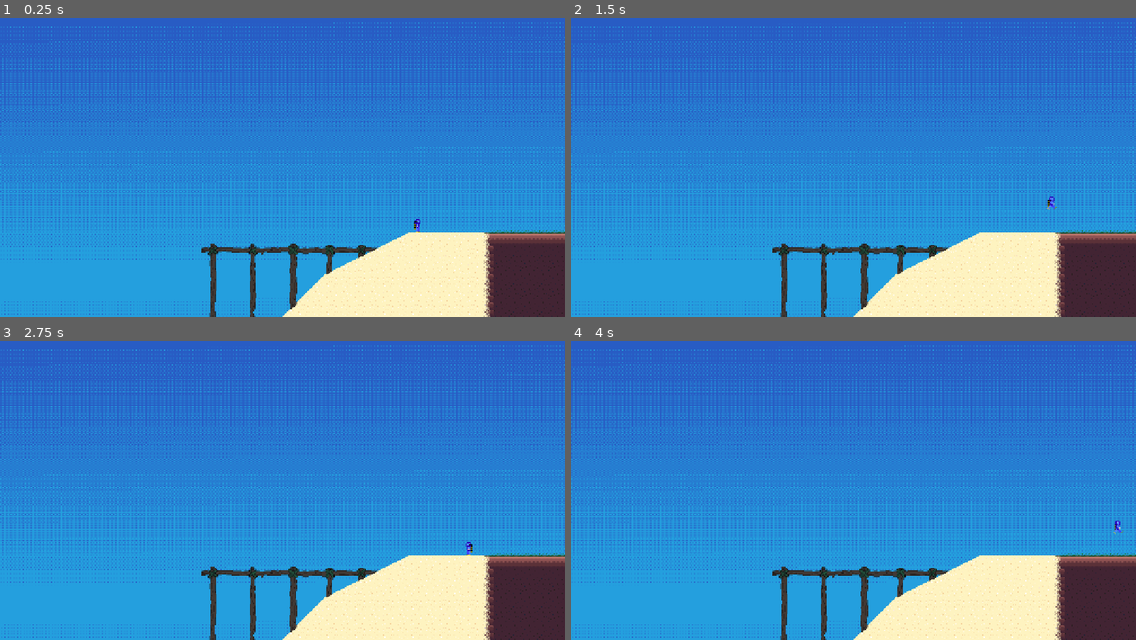
Above: before the commit, frames 1-4 (two rows, left to right).
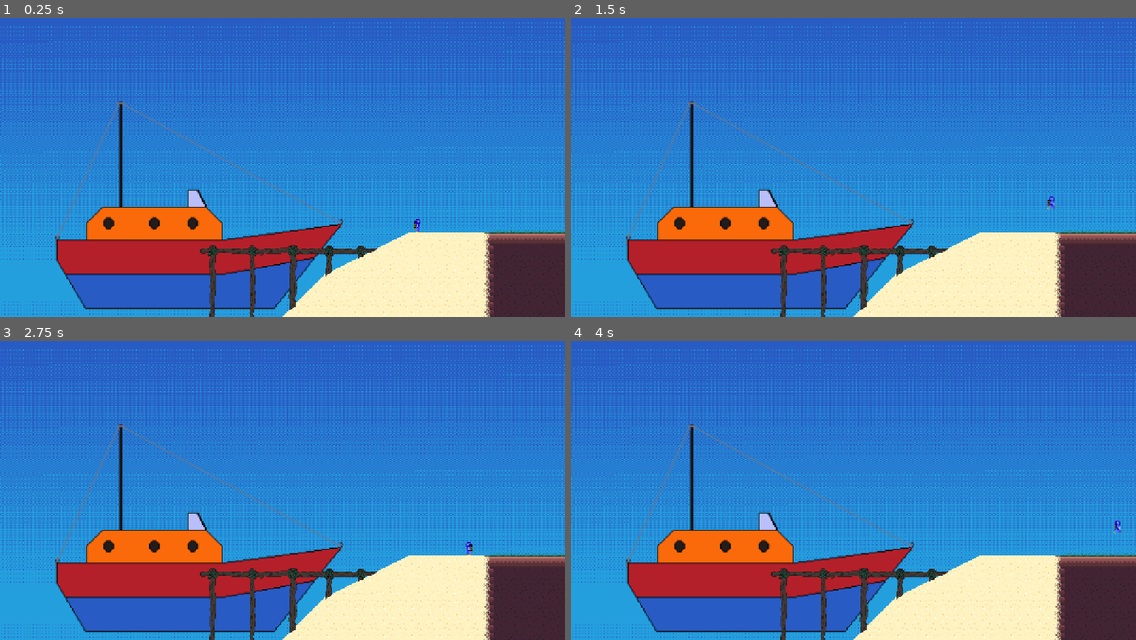
Above: after the commit, the same moments.

Repository: raysilent7/coral-quest
Game: Godot game, scene res://fase 1.tscn
The game is run twice, just before and just after one commit, with the same random seed, the same clock (stepped at 60 frames per second) and the same inputs. This scene is started directly instead of the project's main scene.
Inputs:
- Up to frame 1 (0.25 s): no input
- Up to frame 2 (1.5 s): tap Enter at 0.5 s; hold D (moveRight) from 0.53 s (still down); tap Space (jump) at 0.77, 1.25 s
- Up to frame 3 (2.75 s): tap Space (jump) at 1.52 s; tap Enter at 2 s; release D (moveRight) at 2.03 s; hold A (moveLeft) from 2.03 s (still down)
- Up to frame 4 (4 s): tap Space (jump) at 2.75, 3.02, 3.77 s; release A (moveLeft) at 2.78 s; hold D (moveRight) from 2.78 s (still down)

The runs differ from the first frame. In frame 1, 13% of the frame differs, in the area x 9-67%, y 27-100%; in frame 2, 13%; in frame 3, 13%; in frame 4, 13%.

Commit message:
criaçao do primeiro minigame: jogo da memoria

Diff:
--- a/cave generica.tscn
+++ b/cave generica.tscn
@@ -1,8 +1,8 @@
 [gd_scene load_steps=4 format=4 uid="uid://cm1aw3jikcdi"]
 
 [ext_resource type="PackedScene" uid="uid://cgskhua4x4gwv" path="res://diver/diver.tscn" id="1_tapbb"]
-[ext_resource type="Texture2D" uid="uid://ddlbvnh72bytc" path="res://objects/sea cave bg.png" id="2_pr44g"]
-[ext_resource type="TileSet" uid="uid://b3a180v8l8v85" path="res://objects/caveBG.tres" id="3_pr44g"]
+[ext_resource type="Texture2D" uid="uid://ddlbvnh72bytc" path="res://objects/caves/sea cave bg.png" id="2_pr44g"]
+[ext_resource type="TileSet" uid="uid://b3a180v8l8v85" path="res://objects/caves/caveBG.tres" id="3_pr44g"]
 
 [node name="cave generica" type="Node2D"]
 
--- /dev/null
+++ b/diver/diver.gd
@@ -0,0 +1,6 @@
+extends CharacterBody2D
+
+@onready var movement: movement = $movement
+
+func _physics_process(delta: float) -> void:
+	pass
--- a/fase 1.tscn
+++ b/fase 1.tscn
@@ -1,9 +1,10 @@
-[gd_scene load_steps=5 format=4 uid="uid://s5miu17xmqpb"]
+[gd_scene load_steps=6 format=4 uid="uid://s5miu17xmqpb"]
 
-[ext_resource type="Texture2D" uid="uid://ctvmuyjya0i3n" path="res://objects/blue sky.png" id="1_tapbb"]
-[ext_resource type="TileSet" uid="uid://duq0eqpaarj7b" path="res://objects/sea islands tilemap.tres" id="2_1cvst"]
+[ext_resource type="Texture2D" uid="uid://ctvmuyjya0i3n" path="res://objects/islands/blue sky.png" id="1_tapbb"]
+[ext_resource type="TileSet" uid="uid://duq0eqpaarj7b" path="res://objects/islands/sea islands tilemap.tres" id="2_1cvst"]
 [ext_resource type="PackedScene" uid="uid://cgskhua4x4gwv" path="res://diver/diver.tscn" id="3_pr44g"]
-[ext_resource type="PackedScene" uid="uid://botoufs37tuaw" path="res://objects/dock.tscn" id="4_0uhmw"]
+[ext_resource type="PackedScene" uid="uid://botoufs37tuaw" path="res://objects/islands/dock.tscn" id="4_0uhmw"]
+[ext_resource type="PackedScene" uid="uid://m1uwr74ovk15" path="res://objects/islands/barco.tscn" id="5_yxgpk"]
 
 [node name="fase 1" type="Node2D"]
 
@@ -19,7 +20,7 @@
 texture = ExtResource("1_tapbb")
 metadata/_edit_lock_ = true
 
-[node name="TileMapLayer" type="TileMapLayer" parent="."]
+[node name="islandBeach" type="TileMapLayer" parent="."]
 tile_map_data = PackedByteArray("AAAoACwAAgAEAAIAAAApACsAAgAFAAEAAAApACwAAgAFAAIAAAAqACoAAgAEAAIAAAArACkAAgAFAAEAAAArAC …(6480 unchanged characters)…
 tile_set = ExtResource("2_1cvst")
 
@@ -27,4 +28,8 @@
 position = Vector2(945, 513)
 
 [node name="dock" parent="." instance=ExtResource("4_0uhmw")]
-position = Vector2(656, 618)
+z_index = 1
+position = Vector2(655, 620)
+
+[node name="barco" parent="." instance=ExtResource("5_yxgpk")]
+position = Vector2(427, 431)
--- /dev/null
+++ b/minigames/memoryGame.tscn
@@ -0,0 +1,8 @@
+[gd_scene load_steps=3 format=3 uid="uid://dqivvjstf52u2"]
+
+[ext_resource type="Script" uid="uid://c6ud8ebuv6uln" path="res://scripts/memoryGame.gd" id="1_sxs6g"]
+[ext_resource type="PackedScene" uid="uid://cyedf2p5hsf5k" path="res://objects/cards/card.tscn" id="2_upmcs"]
+
+[node name="MemoryGame" type="Node2D"]
+script = ExtResource("1_sxs6g")
+cardScene = ExtResource("2_upmcs")
--- /dev/null
+++ b/objects/cards/card.tscn
@@ -0,0 +1,193 @@
+[gd_scene load_steps=26 format=3 uid="uid://cyedf2p5hsf5k"]
+
+[ext_resource type="Script" uid="uid://beou1woy8gbnh" path="res://scripts/cardFlipping.gd" id="1_e7lgl"]
+[ext_resource type="Texture2D" uid="uid://cbh7706qqjdp2" path="res://objects/cards/card nababa.png" id="2_jaq78"]
+[ext_resource type="Texture2D" uid="uid://bx0ikk7yoiaxd" path="res://objects/cards/card star.png" id="3_jaq78"]
+
+[sub_resource type="AtlasTexture" id="AtlasTexture_jaq78"]
+atlas = ExtResource("2_jaq78")
+region = Rect2(0, 0, 64, 64)
+
+[sub_resource type="AtlasTexture" id="AtlasTexture_y0gba"]
+atlas = ExtResource("2_jaq78")
+region = Rect2(0, 0, 64, 64)
+
+[sub_resource type="AtlasTexture" id="AtlasTexture_64c0j"]
+atlas = ExtResource("2_jaq78")
+region = Rect2(64, 0, 64, 64)
+
+[sub_resource type="AtlasTexture" id="AtlasTexture_g2jg3"]
+atlas = ExtResource("2_jaq78")
+region = Rect2(128, 0, 64, 64)
+
+[sub_resource type="AtlasTexture" id="AtlasTexture_ab3tp"]
+atlas = ExtResource("2_jaq78")
+region = Rect2(192, 0, 64, 64)
+
+[sub_resource type="AtlasTexture" id="AtlasTexture_wfc5o"]
+atlas = ExtResource("2_jaq78")
+region = Rect2(256, 0, 64, 64)
+
+[sub_resource type="AtlasTexture" id="AtlasTexture_bbpfw"]
+atlas = ExtResource("3_jaq78")
+region = Rect2(0, 0, 64, 64)
+
+[sub_resource type="AtlasTexture" id="AtlasTexture_bqtr4"]
+atlas = ExtResource("3_jaq78")
+region = Rect2(64, 0, 64, 64)
+
+[sub_resource type="AtlasTexture" id="AtlasTexture_lsp3c"]
+atlas = ExtResource("3_jaq78")
+region = Rect2(128, 0, 64, 64)
+
+[sub_resource type="AtlasTexture" id="AtlasTexture_kpnrp"]
+atlas = ExtResource("3_jaq78")
+region = Rect2(192, 0, 64, 64)
+
+[sub_resource type="AtlasTexture" id="AtlasTexture_snlo6"]
+atlas = ExtResource("3_jaq78")
+region = Rect2(256, 0, 64, 64)
+
+[sub_resource type="AtlasTexture" id="AtlasTexture_pu3x6"]
+atlas = ExtResource("2_jaq78")
+region = Rect2(256, 0, 64, 64)
+
+[sub_resource type="AtlasTexture" id="AtlasTexture_2swvb"]
+atlas = ExtResource("2_jaq78")
+region = Rect2(192, 0, 64, 64)
+
+[sub_resource type="AtlasTexture" id="AtlasTexture_y3mm1"]
+atlas = ExtResource("2_jaq78")
+region = Rect2(128, 0, 64, 64)
+
+[sub_resource type="AtlasTexture" id="AtlasTexture_44sxl"]
+atlas = ExtResource("2_jaq78")
+region = Rect2(64, 0, 64, 64)
+
+[sub_resource type="AtlasTexture" id="AtlasTexture_1t3gk"]
+atlas = ExtResource("2_jaq78")
+region = Rect2(0, 0, 64, 64)
+
+[sub_resource type="AtlasTexture" id="AtlasTexture_i0lsu"]
+atlas = ExtResource("3_jaq78")
+region = Rect2(256, 0, 64, 64)
+
+[sub_resource type="AtlasTexture" id="AtlasTexture_uu24r"]
+atlas = ExtResource("3_jaq78")
+region = Rect2(192, 0, 64, 64)
+
+[sub_resource type="AtlasTexture" id="AtlasTexture_axxwk"]
+atlas = ExtResource("3_jaq78")
+region = Rect2(128, 0, 64, 64)
+
+[sub_resource type="AtlasTexture" id="AtlasTexture_peipo"]
+atlas = ExtResource("3_jaq78")
+region = Rect2(64, 0, 64, 64)
+
+[sub_resource type="AtlasTexture" id="AtlasTexture_qohpw"]
+atlas = ExtResource("3_jaq78")
+region = Rect2(0, 0, 64, 64)
+
+[sub_resource type="SpriteFrames" id="SpriteFrames_nfc1q"]
+animations = [{
+"frames": [{
+"duration": 1.0,
+"texture": SubResource("AtlasTexture_jaq78")
+}],
+"loop": true,
+"name": &"default",
+"speed": 5.0
+}, {
+"frames": [{
+"duration": 1.0,
+"texture": SubResource("AtlasTexture_y0gba")
+}, {
+"duration": 1.0,
+"texture": SubResource("AtlasTexture_64c0j")
+}, {
+"duration": 1.0,
+"texture": SubResource("AtlasTexture_g2jg3")
+}, {
+"duration": 1.0,
+"texture": SubResource("AtlasTexture_ab3tp")
+}, {
+"duration": 1.0,
+"texture": SubResource("AtlasTexture_wfc5o")
+}],
+"loop": false,
+"name": &"flipNababa",
+"speed": 10.0
+}, {
+"frames": [{
+"duration": 1.0,
+"texture": SubResource("AtlasTexture_bbpfw")
+}, {
+"duration": 1.0,
+"texture": SubResource("AtlasTexture_bqtr4")
+}, {
+"duration": 1.0,
+"texture": SubResource("AtlasTexture_lsp3c")
+}, {
+"duration": 1.0,
+"texture": SubResource("AtlasTexture_kpnrp")
+}, {
+"duration": 1.0,
+"texture": SubResource("AtlasTexture_snlo6")
+}],
+"loop": false,
+"name": &"flipStar",
+"speed": 10.0
+}, {
+"frames": [{
+"duration": 1.0,
+"texture": SubResource("AtlasTexture_pu3x6")
+}, {
+"duration": 1.0,
+"texture": SubResource("AtlasTexture_2swvb")
+}, {
+"duration": 1.0,
+"texture": SubResource("AtlasTexture_y3mm1")
+}, {
+"duration": 1.0,
+"texture": SubResource("AtlasTexture_44sxl")
+}, {
+"duration": 1.0,
+"texture": SubResource("AtlasTexture_1t3gk")
+}],
+"loop": false,
+"name": &"unflipNababa",
+"speed": 10.0
+}, {
+"frames": [{
+"duration": 1.0,
+"texture": SubResource("AtlasTexture_i0lsu")
+}, {
+"duration": 1.0,
+"texture": SubResource("AtlasTexture_uu24r")
+}, {
+"duration": 1.0,
+"texture": SubResource("AtlasTexture_axxwk")
+}, {
+"duration": 1.0,
+"texture": SubResource("AtlasTexture_peipo")
+}, {
+"duration": 1.0,
+"texture": SubResource("AtlasTexture_qohpw")
+}],
+"loop": false,
+"name": &"unflipStar",
+"speed": 10.0
+}]
+
+[node name="card" type="Node2D"]
+script = ExtResource("1_e7lgl")
+
+[node name="cardButton" type="TextureButton" parent="."]
+offset_left = 71.0
+offset_top = 39.0
+offset_right = 135.0
+offset_bottom = 103.0
+
+[node name="animations" type="AnimatedSprite2D" parent="."]
+position = Vector2(103, 71)
+sprite_frames = SubResource("SpriteFrames_nfc1q")
--- a/objects/caveBG.tres
+++ b/objects/caves/caveBG.tres
@@ -1,6 +1,6 @@
 [gd_resource type="TileSet" load_steps=3 format=3 uid="uid://b3a180v8l8v85"]
 
-[ext_resource type="Texture2D" uid="uid://cv0iehaul1bop" path="res://objects/sea cave tilemap.png" id="1_ri2e8"]
+[ext_resource type="Texture2D" uid="uid://cv0iehaul1bop" path="res://objects/caves/sea cave tilemap.png" id="1_ri2e8"]
 
 [sub_resource type="TileSetAtlasSource" id="TileSetAtlasSource_eq5gc"]
 resource_name = "sea cave platforms"
--- /dev/null
+++ b/objects/islands/barco.tscn
@@ -0,0 +1,14 @@
+[gd_scene load_steps=2 format=3 uid="uid://m1uwr74ovk15"]
+
+[ext_resource type="Texture2D" uid="uid://dni65krd8rpfd" path="res://objects/islands/barco.png" id="1_pwrfp"]
+
+[node name="barco" type="Node2D"]
+
+[node name="StaticBody2D" type="StaticBody2D" parent="."]
+
+[node name="Barco" type="Sprite2D" parent="StaticBody2D"]
+scale = Vector2(2.415625, 2.415625)
+texture = ExtResource("1_pwrfp")
+
+[node name="CollisionPolygon2D" type="CollisionPolygon2D" parent="StaticBody2D"]
+polygon = PackedVector2Array(-298, 114, -298, 128, 88, 127, 338, 89, 344, 81, 86, 113)
--- a/objects/dock.tscn
+++ b/objects/islands/dock.tscn
@@ -1,6 +1,6 @@
 [gd_scene load_steps=3 format=3 uid="uid://botoufs37tuaw"]
 
-[ext_resource type="Texture2D" uid="uid://dc2krpk3h2l5l" path="res://objects/dock.png" id="1_722bd"]
+[ext_resource type="Texture2D" uid="uid://dc2krpk3h2l5l" path="res://objects/islands/dock.png" id="1_722bd"]
 
 [sub_resource type="RectangleShape2D" id="RectangleShape2D_bqt26"]
 size = Vector2(407, 9)
--- a/objects/sea islands tilemap.tres
+++ b/objects/islands/sea islands tilemap.tres
@@ -1,6 +1,6 @@
 [gd_resource type="TileSet" load_steps=3 format=3 uid="uid://duq0eqpaarj7b"]
 
-[ext_resource type="Texture2D" uid="uid://drbtt86mwqr6k" path="res://objects/sea islands tilemap.png" id="1_4pbjn"]
+[ext_resource type="Texture2D" uid="uid://drbtt86mwqr6k" path="res://objects/islands/sea islands tilemap.png" id="1_4pbjn"]
 
 [sub_resource type="TileSetAtlasSource" id="TileSetAtlasSource_4pbjn"]
 texture = ExtResource("1_4pbjn")
--- a/project.godot
+++ b/project.godot
@@ -39,14 +39,14 @@
 "events": [Object(InputEventKey,"resource_local_to_scene":false,"resource_name":"","device":-1,"window_id":0,"alt_press …(191 unchanged characters)…
 ]
 }
-moveUp={
+interact={
 "deadzone": 0.5,
-"events": [Object(InputEventKey,"resource_local_to_scene":fa …(140 unchanged characters)… d":false,"keycode":0,"physical_keycode":87,"key_label":0,"unicode":119,"location":0,"echo":false,"script":null)
+"events": [Object(InputEventKey,"resource_local_to_scene":fa …(140 unchanged characters)… d":false,"keycode":0,"physical_keycode":70,"key_label":0,"unicode":102,"location":0,"echo":false,"script":null)
 ]
 }
-moveDown={
+"left click"={
 "deadzone": 0.5,
-"events": [Object(InputEventKey,"resource_local_to_scene":false,"resource_name":"","device":-1,"window_id":0,"alt_pressed":false,"shift_pressed":false,"ctrl_pressed":false,"meta_pressed":false,"pressed":false,"keycode":0,"physical_keycode":83,"key_label":0,"unicode":115,"location":0,"echo":false,"script":null)
+"events": [Object(InputEventMouseButton,"resource_local_to_scene":false,"resource_name":"","device":-1,"window_id":0,"alt_pressed":false,"shift_pressed":false,"ctrl_pressed":false,"meta_pressed":false,"button_mask":0,"position":Vector2(0, 0),"global_position":Vector2(0, 0),"factor":1.0,"button_index":1,"canceled":false,"pressed":false,"double_click":false,"script":null)
 ]
 }
 
--- /dev/null
+++ b/scripts/cardFlipping.gd
@@ -0,0 +1,21 @@
+extends Node2D
+
+@onready var button: TextureButton = $cardButton
+@onready var anim: AnimatedSprite2D = $animations
+@export var flipAnimation: String = "flipDefault"
+@export var unflipAnimation: String = "unflipDefault"
+var isFlipped: bool = false
+
+func _ready() -> void:
+	button.pressed.connect(revealCard)
+
+func revealCard():
+	if not isFlipped and get_parent().canClick:
+		anim.play(flipAnimation)
+		get_parent().onCardRevealed(self)
+		isFlipped = true
+
+func playUnflipAnimation():
+	if isFlipped:
+		anim.play(unflipAnimation)
+		isFlipped = false
--- /dev/null
+++ b/scripts/memoryGame.gd
@@ -0,0 +1,76 @@
+extends Node2D
+
+@export var cardScene: PackedScene
+@export var rows: int = 4
+@export var cols: int = 4
+@export var spacing: Vector2 = Vector2(120, 120)
+
+var firstCard: Node2D = null
+var secondCard: Node2D = null
+var canClick: bool = true
+var points: int = 0
+
+var flipAnimations = [
+	"flipNababa", "flipStar", "flipNababa", "flipNababa", "flipNababa", "flipNababa", "flipNababa", "flipNababa"
+]
+var deck = []
+
+func _ready():
+	for anim in flipAnimations:
+		deck.append(anim)
+		deck.append(anim)
+
+	deck.shuffle()
+	buildBoard()
+
+func buildBoard():
+	var index = 0
+	for row in range(rows):
+		for col in range(cols):
+			var card = cardScene.instantiate()
+
+			add_child(card)
+
+			card.position = Vector2(col * spacing.x, row * spacing.y)
+			card.flipAnimation = deck[index]
+			card.unflipAnimation = resolveUnflipAnimation(deck[index])
+
+			index += 1
+
+func resolveUnflipAnimation(flipAnim: String) -> String:
+	if "flipNababa" == flipAnim:
+		return "unflipNababa"
+	elif "flipStar" == flipAnim:
+		return "unflipStar"
+	return "default"
+
+func onCardRevealed(card: Node2D):
+	if not canClick:
+		return
+
+	if firstCard == null:
+		firstCard = card
+		firstCard.isFlipped = true
+	elif secondCard == null and card != firstCard:
+		secondCard = card
+		secondCard.isFlipped = true
+		canClick = false
+		compareCards()
+
+func compareCards():
+	if firstCard.flipAnimation == secondCard.flipAnimation:
+		firstCard = null
+		secondCard = null
+		canClick = true
+		points += 1
+		if points == 8:
+			print("Parabens! Voce venceu.")
+	else:
+		await get_tree().create_timer(1.0).timeout
+		firstCard.playUnflipAnimation()
+		secondCard.playUnflipAnimation()
+		firstCard.isFlipped = false
+		secondCard.isFlipped = false
+		firstCard = null
+		secondCard = null
+		canClick = true
--- a/scripts/movement.gd
+++ b/scripts/movement.gd
@@ -9,6 +9,7 @@
 		move_and_slide()
 		updateAnimation(getSwimAnimation())
 	else:
+		apply_floor_snap()
 		moveCharacter(150, delta)
 		jump(-280, is_on_floor())
 		move_and_slide()
Not shown, added: diver/diver.gd.uid
Binary file added: objects/cards/card nababa.png
Not shown, changed: objects/cards/card nababa.png.import
Binary file added: objects/cards/card star.png
Not shown, added: objects/cards/card star.png.import
Renamed: objects/sea cave bg.png -> objects/caves/sea cave bg.png
Not shown, changed: objects/caves/sea cave bg.png.import
Renamed: objects/sea cave tilemap.png -> objects/caves/sea cave tilemap.png
Not shown, changed: objects/caves/sea cave tilemap.png.import
Binary file added: objects/islands/barco.png
Not shown, added: objects/islands/barco.png.import
Renamed: objects/blue sky.png -> objects/islands/blue sky.png
(and 7 more such lines)
